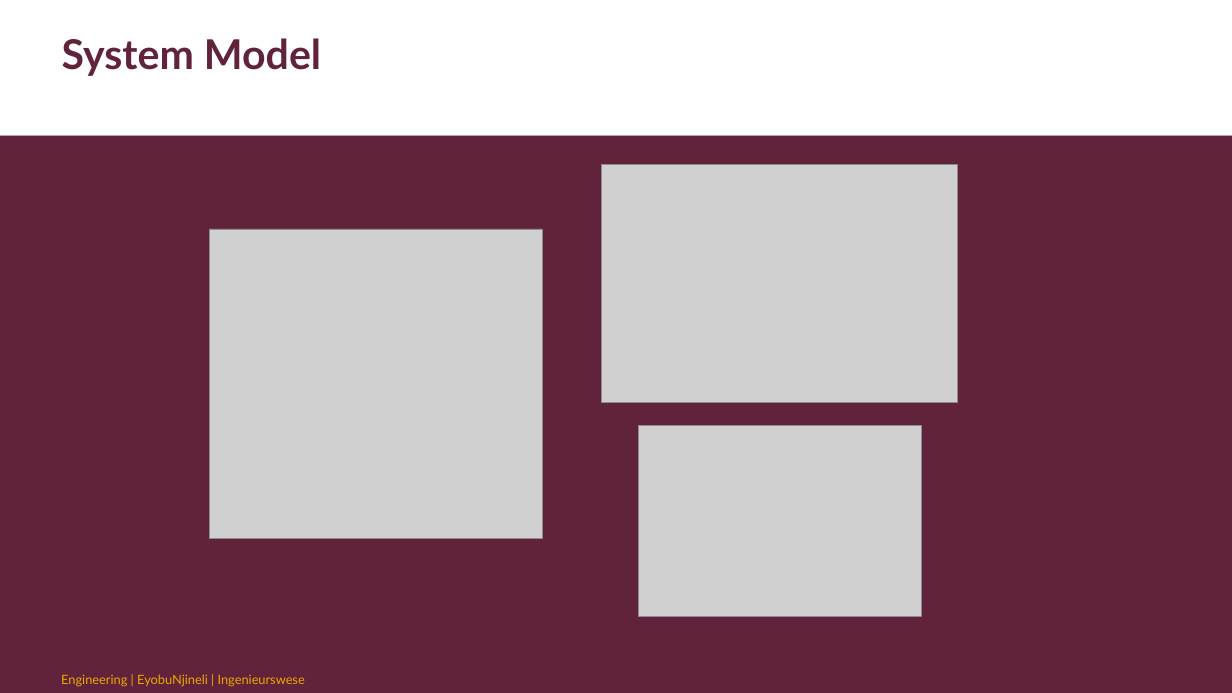
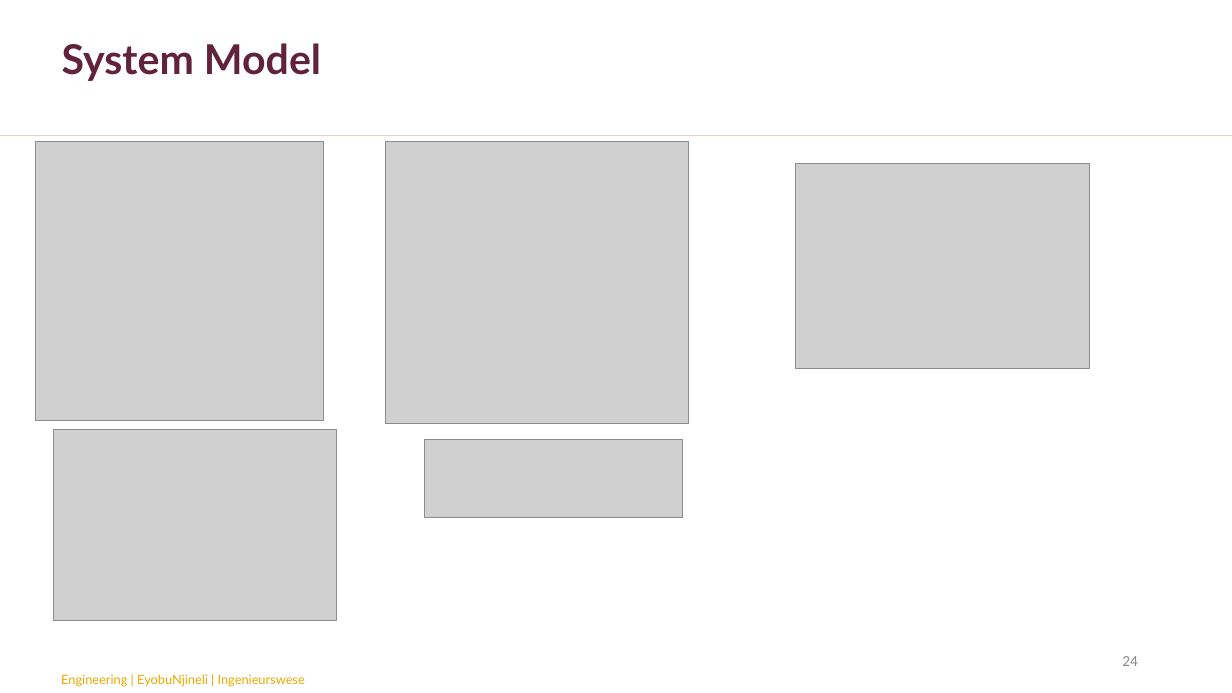
Before and after one commit to chanelleblan/SumobotSkripsie, a slide deck: slide 24 of Presentations/Final_present.pptx (slide 23 before the commit). Drawn at 1232x693 pixels with LibreOffice and Linux fonts; fonts in the diff are those of the drawing; grey boxes stand for pictures; background and template pictures are left out. Boxes give left, top, right and bottom in pixels: in the first picture for what was removed or moved away, otherwise in the second. Text is boxed around its words. In the diff, an @@ line names an element or a change of style, - is before the commit and + after.

```diff
--- a/Presentations/Final_present.pptx
+++ b/Presentations/Final_present.pptx
@@ background #61223B to #FFFFFF @@
@@ rectangle removed at <box>0,0,1232,136</box> @@
@@ title "System Model" at <box>62,43,321,81</box>: line spacing 0.9 to 1 @@
@@ line added from (0, 136) to (1232, 136), #E2D6C0 0.5 pt @@
@@ picture added at <box>35,141,323,421</box> @@
@@ picture: place and size @@
-picture at <box>209,229,542,539</box>
+picture at <box>386,141,689,423</box>
@@ picture: place and size @@
-picture at <box>602,165,958,403</box>
+picture at <box>795,164,1090,369</box>
@@ picture: place and size @@
-picture at <box>639,426,921,616</box>
+picture at <box>54,430,336,620</box>
@@ picture added at <box>424,439,682,518</box> @@
@@ page number added at <box>1122,656,1138,666</box>, 12 pt, text #878A8B @@
+24
```
Also in this commit, not shown: 14 other slides changed, 8 slides added, 6 slides removed.
